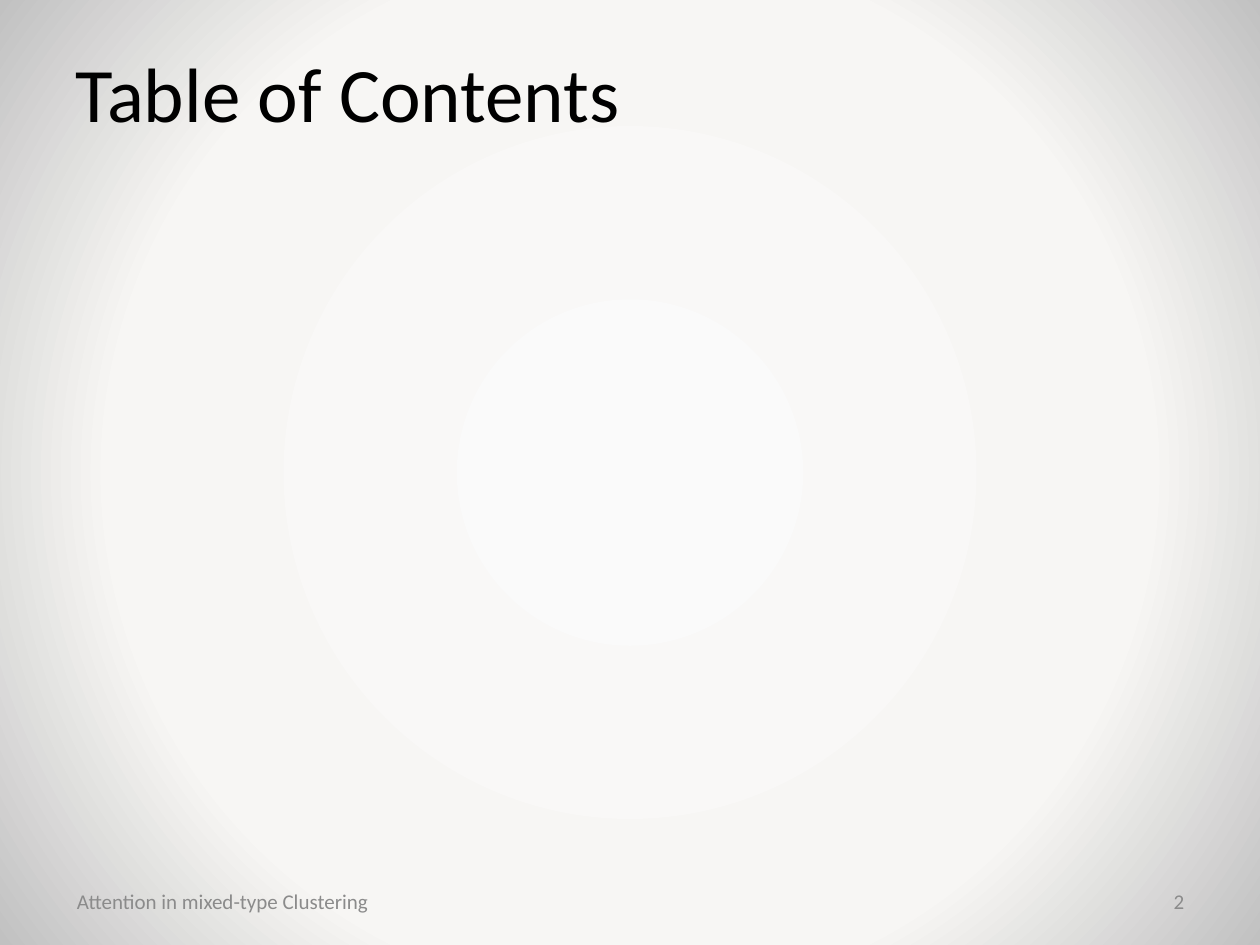
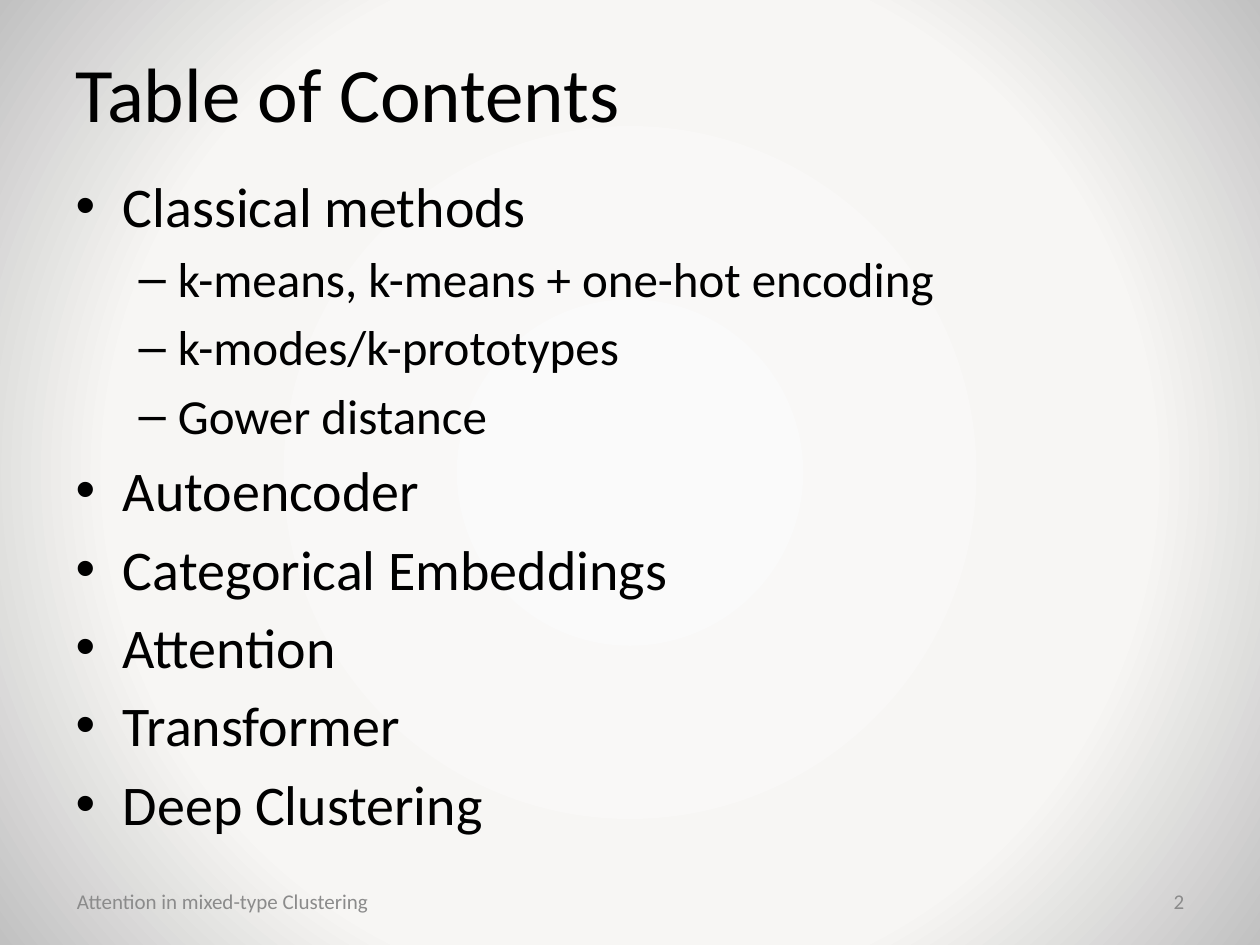
Before and after one commit to jaanisfehling/attention-mixed-type-clustering, a slide deck: slide 2 of presentation.pptx. Drawn at 1260x945 pixels with LibreOffice and Linux fonts; fonts in the diff are those of the drawing; background and template pictures are left out. Boxes give left, top, right and bottom in pixels: in the first picture for what was removed or moved away, otherwise in the second. Text is boxed around its words. In the diff, an @@ line names an element or a change of style, - is before the commit and + after.

Commit message:
wip

```diff
--- a/presentation.pptx
+++ b/presentation.pptx
@@ text added at bbox=[123, 188, 934, 835], 32 pt, text #000000 @@
+• Classical methods
+  – k-means, k-means + one-hot encoding
+  – k-modes/k-prototypes
+  – Gower distance
+• Autoencoder
+• Categorical Embeddings
+• Attention
+• Transformer
+• Deep Clustering
```
Also in this commit, not shown: 9 other slides changed, 2 slides added.
